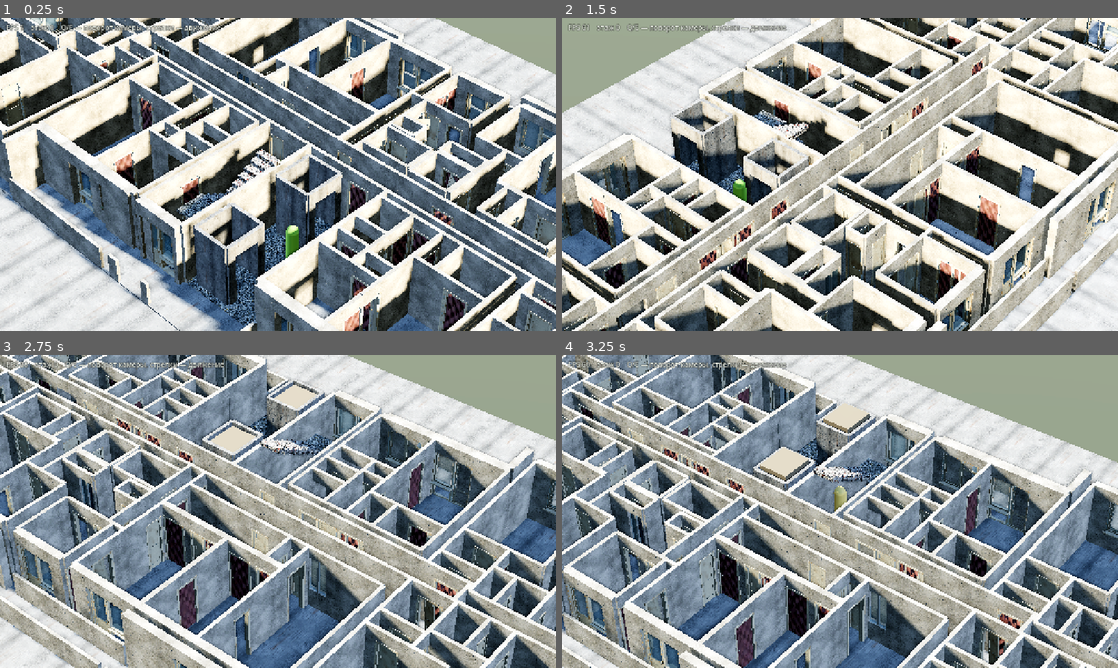
Above: before the commit, frames 1-4 (two rows, left to right).
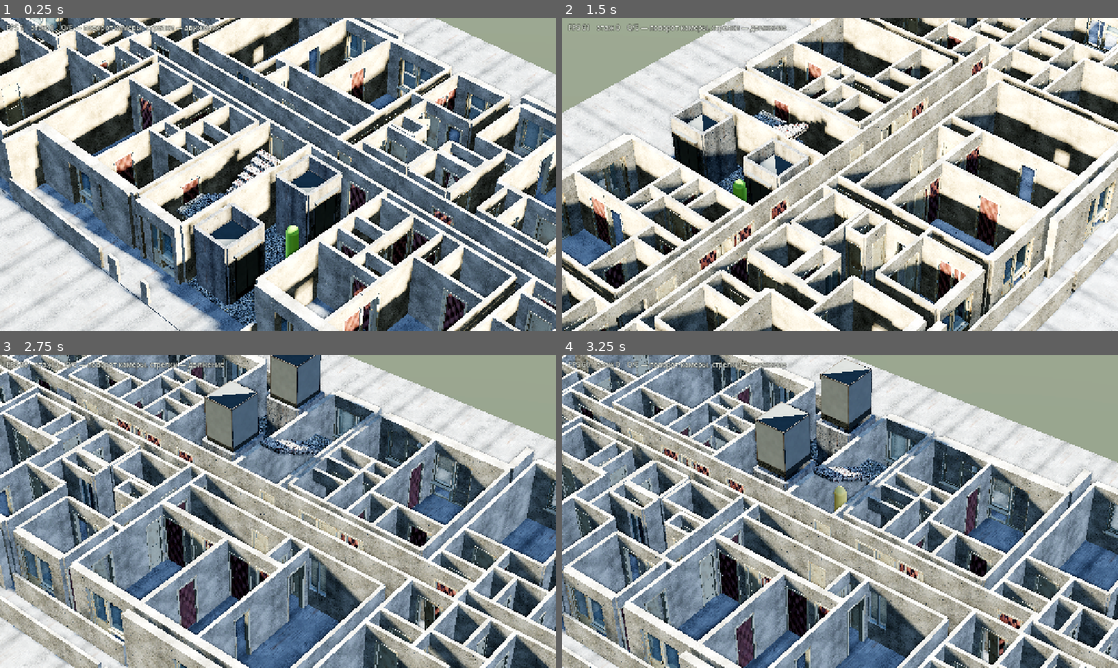
Above: after the commit, the same moments.

Repository: SashkoSoft/Godot_skilled
Game: Godot game, scene res://main.tscn
Same seed, same stepped clock (60 frames per second), same inputs: the game is played once before the commit and once after it.
Inputs:
- Up to frame 1 (0.25 s): no input
- Up to frame 2 (1.5 s): hold Right (ui_right) 0.53-1.28 s; hold Q 0.53-1.28 s; hold Down (ui_down) from 1.28 s (still down); tap E at 1.35 s
- Up to frame 3 (2.75 s): release Down (ui_down) at 2.03 s; hold Right (ui_right) from 2.03 s (still down); hold Q from 2.03 s (still down)
- Up to frame 4 (3.25 s): release Right (ui_right) at 2.78 s; release Q at 2.78 s; hold Up (ui_up) from 2.78 s (still down); tap E at 2.85 s

The runs differ from the first frame. In frame 1, 1.5% of the frame differs, in the area x 34-62%, y 48-91%; in frame 2, 0.9%; in frame 3, 4.3%; in frame 4, 5.0%, in the area x 34-76%, y 1-53%.

Commit message:
Двери и кабина лифта приняты и стоят в доме
v2 закрыл оба пункта. Кабина 1.64 × 1.48 в плане — замер по сцене даёт
от −0.08 до 1.40 по X и от 1.28 до 2.92 по Z, ровно внутренние грани бетона.
Плоскости совпали бы в ноль, поэтому кабина поджата на сантиметр с каждой
стороны у нас, а не переделкой модели.

Атлас пересвечен: насыщенность 0.258 → 0.064 при 0.010 у фасада, локальный
цветовой шум 3.4 % → 0.0 %, диапазон яркости раздвинут до 0.243…0.529. Краска,
ржавчина и битый низ теперь разведены по светлоте, зелень ушла.

Створки с обрамлением и панелью вызова ставятся в каждый проём шахты на каждом
этаже, кабина заменила плиту-заглушку в lift.gd. Кадр: 130 FPS, 1927 draw
calls, 2564 объекта.

Co-Authored-By: Claude Opus 5 (1M context) <noreply@anthropic.com>
Claude-Session: https://claude.ai/code/session_019YcjNN9d8bDVjkYVEodEdB

Diff:
--- a/game/lift.gd
+++ b/game/lift.gd
@@ -7,6 +7,7 @@
 
 const SPEED := 2.4              ## м/с
 const DWELL := 1.6              ## сколько стоит с открытыми дверями, с
+const CABIN_MODEL := "res://assets/models/lift/lift_cabin.glb"
 
 var floors: int = 3
 var rect: Rect2 = Rect2()       ## габарит шахты в плане
@@ -22,15 +23,28 @@
 	sync_to_physics = false
 
 	var size := Vector3(rect.size.x - 0.30, 0.20, rect.size.y - 0.30)
-	var mesh := BoxMesh.new()
-	mesh.size = size
-	var mat := StandardMaterial3D.new()
-	mat.albedo_color = Color(0.55, 0.50, 0.42)
-	var mi := MeshInstance3D.new()
-	mi.mesh = mesh
-	mi.material_override = mat
-	mi.position.y = -0.10
-	add_child(mi)
+	# Кабина от houdini-assets: пивот в середине низа её проёма, отделка уходит
+	# в +Z, лицом кабина смотрит в −Z. В шахте вход с востока, поэтому разворот
+	# на −90° и сдвиг к внутренней грани восточной стенки.
+	if ResourceLoader.exists(CABIN_MODEL):
+		var cabin: Node3D = (load(CABIN_MODEL) as PackedScene).instantiate()
+		cabin.position = Vector3(rect.size.x * 0.5 - Tower.WALL * 0.5, 0.0, 0.0)
+		cabin.rotation.y = -PI * 0.5
+		# Кабина сделана ровно по внутреннему размеру шахты (замер: 1.48 x 1.64,
+		# грань в грань с бетоном). Совпадающие плоскости мерцали бы, поэтому
+		# поджимаю на сантиметр с каждой стороны.
+		cabin.scale = Vector3(0.988, 1.0, 0.988)
+		add_child(cabin)
+	else:
+		var mesh := BoxMesh.new()
+		mesh.size = size
+		var mat := StandardMaterial3D.new()
+		mat.albedo_color = Color(0.55, 0.50, 0.42)
+		var mi := MeshInstance3D.new()
+		mi.mesh = mesh
+		mi.material_override = mat
+		mi.position.y = -0.10
+		add_child(mi)
 
 	var shape := CollisionShape3D.new()
 	var box := BoxShape3D.new()
--- a/game/tower.gd
+++ b/game/tower.gd
@@ -1074,7 +1074,33 @@
 		# перемычка 0,60 — тогда проём лифта выходит 2,24 в свету, как все
 		# остальные в доме, и под него собран блок створок от houdini-assets
 		_shaft_wall(f, Vector3(x1, y + h - 0.30, mid), Vector3(WALL, 0.60, LIFT_DOOR))
+		_lift_block(f, Vector3(x1, y, mid))
 		_mark(f, Vector3(x1, y, mid), Vector3(0, 0, 1), LIFT_DOOR, KIND_DOOR, y)
+
+
+## Блок дверей шахты от houdini-assets: створки `door-l` / `door-r`,
+## обрамление и панель вызова одним файлом. Пивот — середина низа проёма,
+## лицевая сторона смотрит в −Z, поэтому в холл её разворачивает −90°.
+## Коллизии у блока нет: проход через шахту и так закрыт стенками.
+const LIFT_MODEL := "res://assets/models/lift/lift_shaft.glb"
+
+static var _lift_cache: PackedScene = null
+
+
+func _lift_block(f: int, pos: Vector3) -> void:
+	if _lift_cache == null:
+		if not ResourceLoader.exists(LIFT_MODEL):
+			return
+		_lift_cache = load(LIFT_MODEL)
+	var node: Node3D = _lift_cache.instantiate()
+	node.position = pos
+	node.rotation.y = -PI * 0.5
+	add_child(node)
+	node.set_meta("floor", f)
+	for c in node.find_children("*", "MeshInstance3D", true, false):
+		var mi := c as MeshInstance3D
+		mi.set_meta("floor", f)
+		fadeable.append(mi)
 
 
 func _shaft_wall(f: int, pos: Vector3, size: Vector3) -> void:
Binary file added: game/assets/models/lift/lift_albedo_1k.png
Not shown, added: game/assets/models/lift/lift_albedo_1k.png.import
Binary file added: game/assets/models/lift/lift_cabin.glb
Not shown, added: game/assets/models/lift/lift_cabin.glb.import
Binary file added: game/assets/models/lift/lift_normal_1k.png
Not shown, added: game/assets/models/lift/lift_normal_1k.png.import
Binary file added: game/assets/models/lift/lift_orm_1k.png
Not shown, added: game/assets/models/lift/lift_orm_1k.png.import
Binary file added: game/assets/models/lift/lift_shaft.glb
Not shown, added: game/assets/models/lift/lift_shaft.glb.import
Not shown, added: game/plan3d.gd.uid
Not shown, changed: pipeline/QUEUE.md
(and 1 more such lines)
